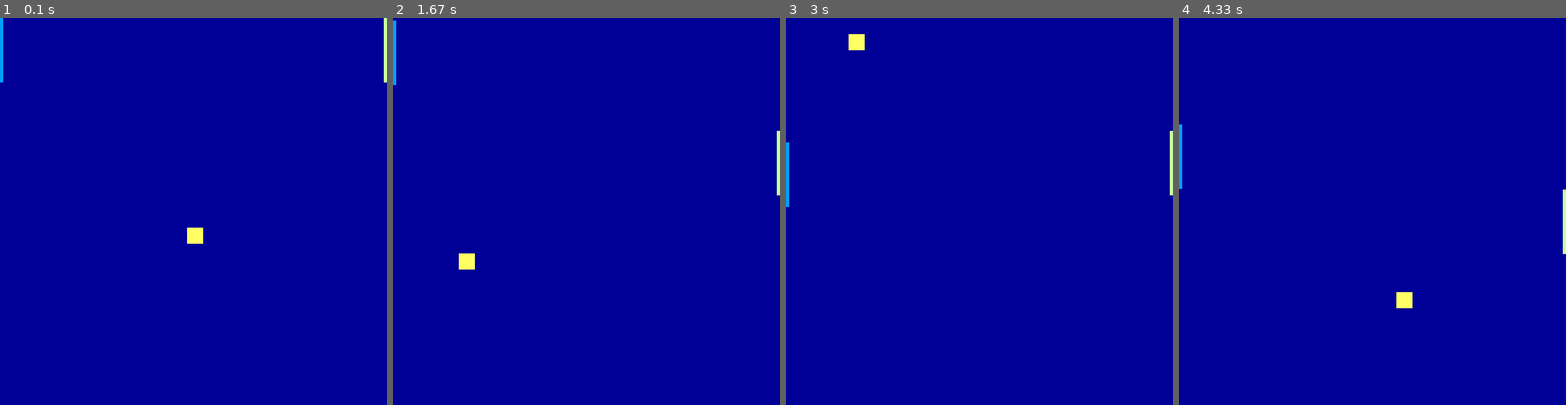
Above: before the commit, frames 1-4 (left to right).
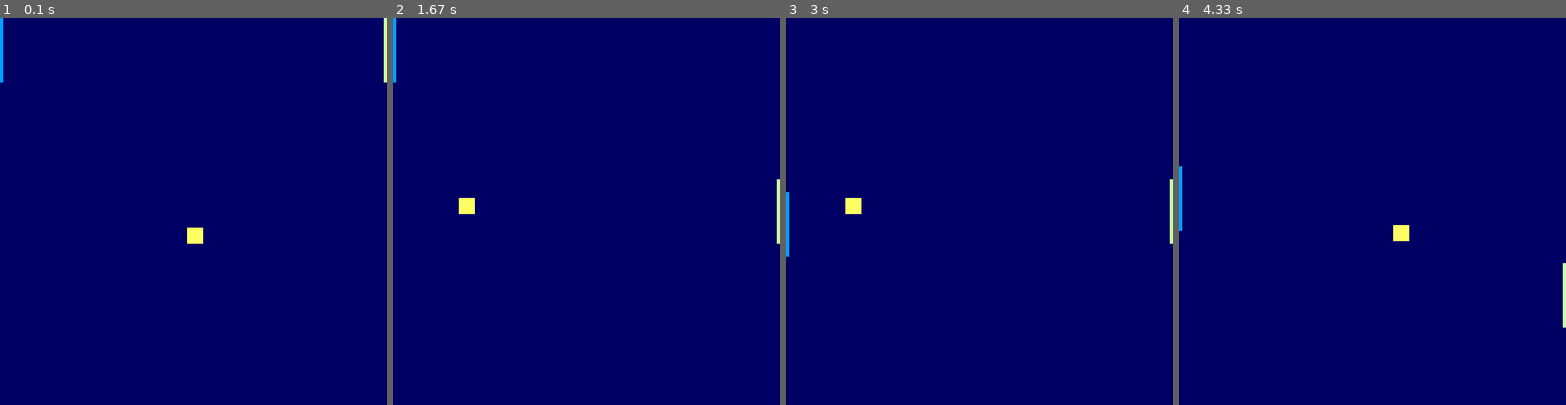
Above: after the commit, the same moments.

Repository: Th14g0o/Pygame
Game: pygame game, started from Simples/Seila.py
The game is run twice, just before and just after one commit, with the same random seed, the same clock (stepped at 60 frames per second) and the same inputs.
Inputs:
- Up to frame 1 (0.1 s): no input
- Up to frame 2 (1.67 s): hold S 0.33-0.8 s; hold Up 0.33-0.8 s; tap W at 0.83 s
- Up to frame 3 (3 s): hold Down 1.67-2.13 s; hold Up 2.17-2.53 s; hold Down 2.57-2.93 s; hold Up from 2.97 s (still down)
- Up to frame 4 (4.33 s): release Up at 3.27 s; hold Down 3.3-3.6 s; hold S 3.3-3.6 s; hold Up 3.63-4 s; hold W 3.63-4 s; hold Down from 4.03 s (still down); hold S from 4.03 s (still down)

The runs differ from the first frame. In frame 1, 100% of the frame differs, in the area x 0-100%, y 0-100%; in frame 2, 100%; in frame 3, 100%; in frame 4, 100%.

Commit message:
E os bug?

Diff:
--- a/Simples/Seila.py
+++ b/Simples/Seila.py
@@ -5,18 +5,19 @@
 largura = 600
 altura = 600
 
-azul = (0,0,150)
+azul = (0,0,100)
 branco = (255, 255, 255)
 cor_1 = (0,160, 255)
 cor_2 = (200,255, 160)
 cor_3 = (255,255, 100)
 cor_selected = (0,244, 32)
-cor_venceu = (0, 240, 244)
+cor_venceu = (255, 255, 100)
 
 pos_p1_x = 0
 pos_p1_y = 0
 pos_p2_x = 600-5
 pos_p2_y = 0
+v_ps = 10
 
 pos_ball_x = 300
 pos_ball_y = 300
@@ -25,6 +26,8 @@
 v_ball_x = 2
 if direction < 1:
     v_ball_x = -2
+esquerda = True
+direira = True
 
 tela = pygame.display.set_mode((largura, altura), pygame.RESIZABLE | pygame.SCALED)
 pygame.display.set_caption("Game0001")
@@ -37,6 +40,7 @@
         estilo_da_fonte = pygame.font.SysFont("comicsansms", tam)
         mensagem = estilo_da_fonte.render(msg, True, cor)
         tela.blit(mensagem, (x, y))
+
 def colisao_simples(x1,y1, tamx1, tamy1, x2, y2, tamx2, tamy2):
     x = False
     y = False
@@ -86,8 +90,6 @@
             texto("Reiniciar", branco, 20, 110, 300)
             texto("Acabar", cor_selected, 20, 400, 300)
 
-
-
         relogio.tick(60)
         pygame.display.flip()
 
@@ -99,53 +101,53 @@
             inicio = False
 
     if pygame.key.get_pressed()[pygame.K_w]:
-        pos_p2_y -= 7
+        pos_p2_y -= v_ps
     if pygame.key.get_pressed()[pygame.K_s]:
-        pos_p2_y += 7
+        pos_p2_y += v_ps
 
     if pygame.key.get_pressed()[pygame.K_DOWN]:
-        pos_p1_y += 7
+        pos_p1_y += v_ps
     if pygame.key.get_pressed()[pygame.K_UP]:
-        pos_p1_y -= 7
+        pos_p1_y -= v_ps
 
     if pos_p1_y < 0:
-        pos_p1_y += 5
+        pos_p1_y += v_ps
     if pos_p1_y > altura - (100):
-        pos_p1_y -= 5
+        pos_p1_y -= v_ps
 
     if pos_p2_y < 0:
-        pos_p2_y += 5
+        pos_p2_y += v_ps
     if pos_p2_y > altura - (100):
-        pos_p2_y -= 5
+        pos_p2_y -= v_ps
 
     pos_ball_y += v_ball_y
     if pos_ball_y > 600 - 25:
-        v_ball_y = -5
+        v_ball_y = -7
     if pos_ball_y < 0:
-        v_ball_y = 5
-
+        v_ball_y = 7
 
     pos_ball_x += v_ball_x
 
-    if colisao_simples(pos_p1_x, pos_p1_y, 5, 100, pos_ball_x, pos_ball_y, 25, 25) == True:
+    if colisao_simples(pos_p1_x, pos_p1_y, 5, 100, pos_ball_x, pos_ball_y, 25, 25) and esquerda:
         v_ball_x *= -1
         v_ball_x += 1
-    if colisao_simples(pos_p2_x, pos_p2_y, 5, 100, pos_ball_x, pos_ball_y, 25, 25) == True:
+        direita = True
+        esquerda = False
+    if colisao_simples(pos_p2_x, pos_p2_y, 5, 100, pos_ball_x, pos_ball_y, 25, 25) and direita:
         v_ball_x *= -1
         v_ball_x -= 1
+        direita = False
+        esquerda = True
 
-    if pos_ball_x < 0:
+    if pos_ball_x < 0 - 25:
         inicio = Fim(2)
+    if pos_ball_x > 600 + 25:
+        inicio = Fim(1)
+    if pos_ball_x > 600 + 25 or pos_ball_x < 0 - 25:
         pos_ball_x = 300
         pos_ball_y = 300
-        direction = randrange(-2, 2)
-        v_ball_x = 2
-        if direction < 1:
-            v_ball_x = -2
-    if pos_ball_x > 600:
-        inicio = Fim(1)
-        pos_ball_x = 300
-        pos_ball_y = 300
+        esquerda = True
+        direira = True
         direction = randrange(-2, 2)
         v_ball_x = 2
         if direction < 1:
